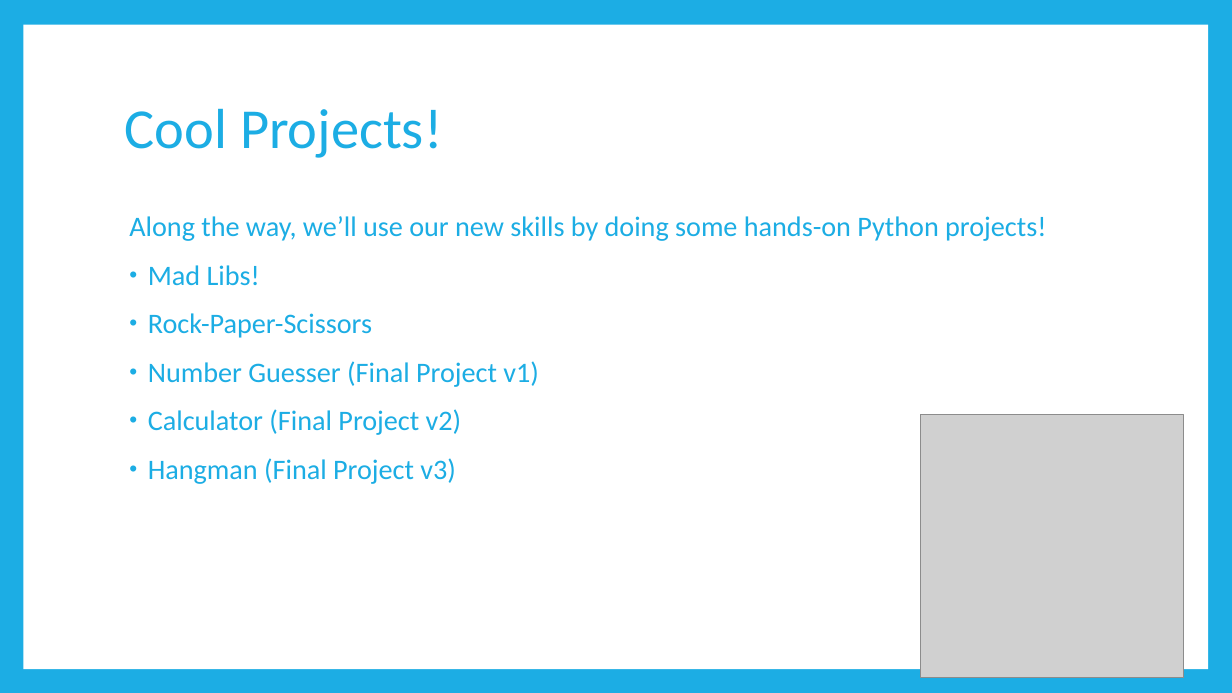
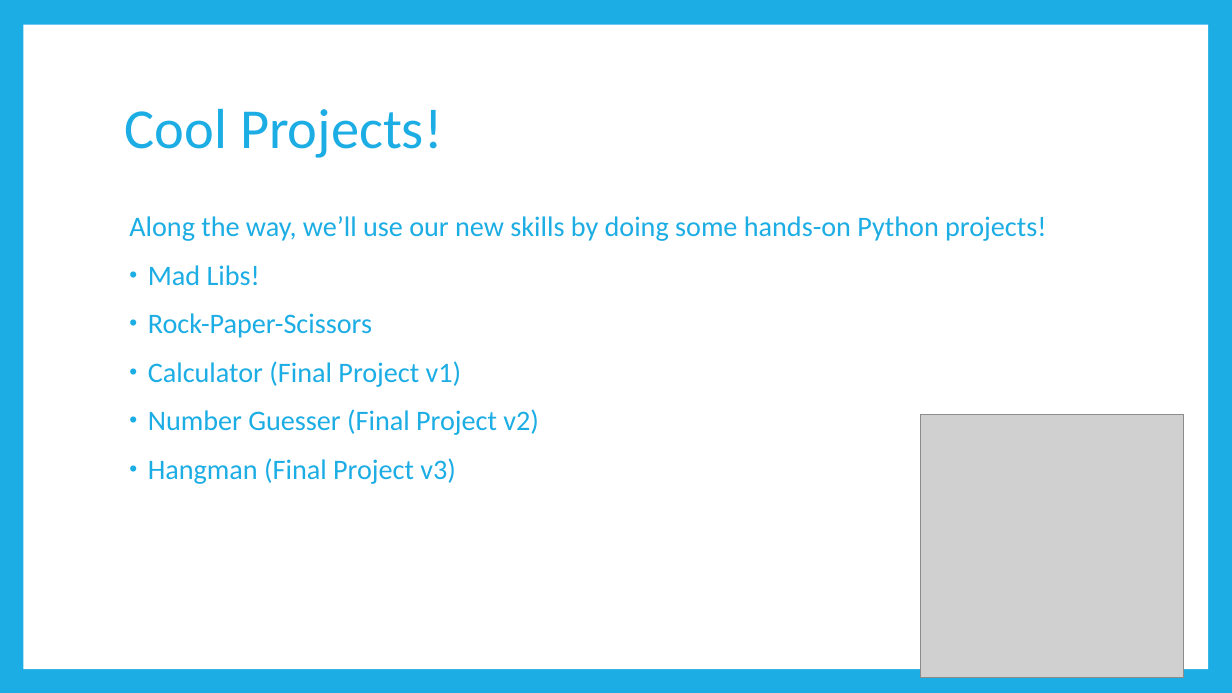
Before and after one commit to TristinSchlauch11/code-ninjas-python, a slide deck: slide 3 of Intro to Python.pptx. Drawn at 1232x693 pixels with LibreOffice and Linux fonts; fonts in the diff are those of the drawing; grey boxes stand for pictures. Boxes give left, top, right and bottom in pixels: in the first picture for what was removed or moved away, otherwise in the second. Text is boxed around its words. In the diff, an @@ line names an element or a change of style, - is before the commit and + after.

```diff
--- a/Intro to Python.pptx
+++ b/Intro to Python.pptx
@@ text at (148,361,539,435): text changed @@
-• Number Guesser (Final Project v1)
-• Calculator (Final Project v2)
+• Calculator (Final Project v1)
+• Number Guesser (Final Project v2)
```
Also in this commit, not shown: 4 slides added.
